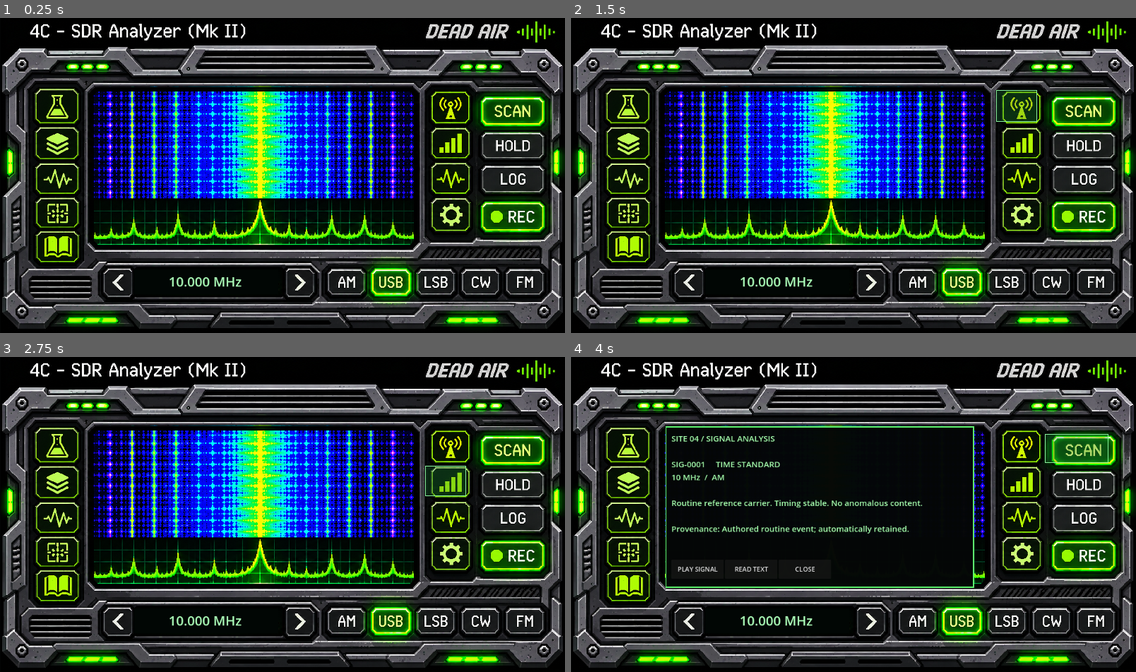
Above: before the commit, frames 1-4 (two rows, left to right).
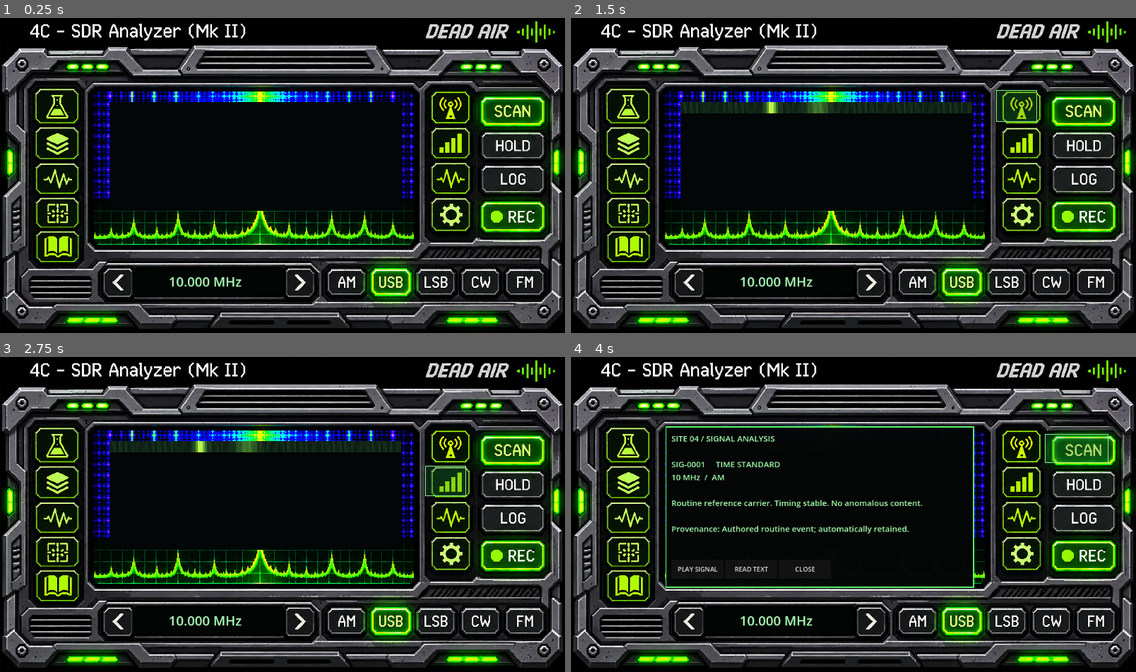
Above: after the commit, the same moments.

Repository: nuentoter/dead-air
Game: Godot game, scene res://scenes/main.tscn
Two runs of this game, one before a commit and one after it. Both use one fixed random seed, a clock stepped at 60 frames per second and the inputs below.
Inputs (mouse positions are in pixels of both pictures, inside the frame that each line leads up to):
- Up to frame 1 (0.25 s): no input
- Up to frame 2 (1.5 s): click (627, 103) at 0.5 s; click (1017, 106) at 1.25 s
- Up to frame 3 (2.75 s): click (446, 479) at 2 s
- Up to frame 4 (4 s): click (1017, 517) at 2.75 s; click (1073, 448) at 3.5 s

The runs differ from the first frame. In frame 1, 14% of the frame differs, in the area x 19-95%, y 26-62%; in frame 2, 14%; in frame 3, 14%; in frame 4, less than 0.1%.

Commit message:
Integrate live waterfall and hold/record LEDs into graphite receiver

Diff:
--- a/scripts/illustrated_receiver.gd
+++ b/scripts/illustrated_receiver.gd
@@ -2,6 +2,7 @@
 ## Android workstation: every interactive area follows the photographed controls.
 ## Authoritative records, receiver settings and recording flow live in main.gd.
 const MASTER = preload("res://gui/graphite_green/graphite_green_receiver.png")
+const Waterfall = preload("res://scripts/receiver_waterfall.gd")
 const REFERENCE := Vector2(1671.0, 941.0)
 const GREEN := Color(0.68, 1.0, 0.73)
 const DARK := Color(0.005, 0.033, 0.020, 0.97)
@@ -14,6 +15,9 @@
 var signal_label: Label
 var feedback_label: Label
 var recording_button: Button
+var waterfall: Control
+var record_indicator: ColorRect
+var hold_indicator: ColorRect
 var power_button: Button
 var step_hz := 100
 var hold_display := false
@@ -80,6 +84,13 @@
 	art.mouse_filter = Control.MOUSE_FILTER_IGNORE
 	rig.add_child(art)
 
+	# Live waterfall occupies the central CRT aperture, underneath bezel controls.
+	waterfall = Waterfall.new()
+	waterfall.name = "LiveWaterfall"
+	waterfall.position = Vector2(322, 248)
+	waterfall.size = Vector2(864, 322)
+	rig.add_child(waterfall)
+
 	# The approved 16:9 pixel art is the chassis; gameplay remains in main.gd.
 	# These readouts are recomputed from persisted Godot receiver state.
 	header_label = _readout(Rect2(0, 0, 1, 1), 12)
@@ -111,6 +122,8 @@
 	_hit("HOLD", Rect2(1402, 337, 188, 82), _hold)
 	_hit("SIGNAL LOG", Rect2(1402, 440, 188, 85), _navigate.bind("Recordings"))
 	recording_button = _hit("RECORD / STOP", Rect2(1402, 548, 188, 85), _record)
+	hold_indicator = _indicator(Rect2(1574, 350, 9, 9))
+	record_indicator = _indicator(Rect2(1574, 566, 9, 9))
 
 	# Bottom hardware tuning arrows and modulation row.
 	_hit("TUNE DOWN", Rect2(295, 747, 91, 80), _tune.bind(-1))
@@ -189,6 +202,15 @@
 	rig.add_child(button)
 	return button
 
+func _indicator(area: Rect2) -> ColorRect:
+	var light := ColorRect.new()
+	light.position = area.position
+	light.size = area.size
+	light.color = Color(0.05, 0.11, 0.06, 0.8)
+	light.mouse_filter = Control.MOUSE_FILTER_IGNORE
+	rig.add_child(light)
+	return light
+
 func _process(delta: float) -> void:
 	if not visible or host == null or host.game == null:
 		return
@@ -207,6 +229,12 @@
 	var event_id := String(data.get("selected_event_id", "SIG-0001"))
 	var event: Dictionary = host._find_event(event_id)
 	var controls: Dictionary = data.get("receiver_controls", {})
+	if waterfall != null:
+		waterfall.powered = on
+		waterfall.frozen = hold_display
+		waterfall.frequency_mhz = freq
+		hold_indicator.color = Color(0.25, 1.0, 0.35) if hold_display else Color(0.03, 0.11, 0.04)
+		record_indicator.color = Color(1.0, 0.16, 0.09) if host.monitor_capture.is_recording() else Color(0.03, 0.11, 0.04)
 	header_label.text = ("RX ON" if on else "RX OFF") + "   SITE 04   " + mode + "   " + _step_name() + " STEP   AGC " + ("ON" if bool(controls.get("agc", true)) else "OFF") + "   NB " + ("ON" if bool(controls.get("nb", true)) else "OFF")
 	freq_label.text = "%.3f MHz" % freq
 	event_label.text = "NRMS  SITE 04\n\nRETAINED RECORD\n" + event_id + "\n" + String(event.get("time_label", "--")) + "\n" + String(event.get("identifier", ""))
@@ -335,7 +363,7 @@
 
 func _hold() -> void:
 	hold_display = not hold_display
-	host.status_message = "Display HOLD selected (waterfall artwork is static in this test build)." if hold_display else "Display HOLD cleared."
+	host.status_message = "Waterfall frozen." if hold_display else "Live waterfall resumed."
 	refresh_from_game()
 
 func _record() -> void:
